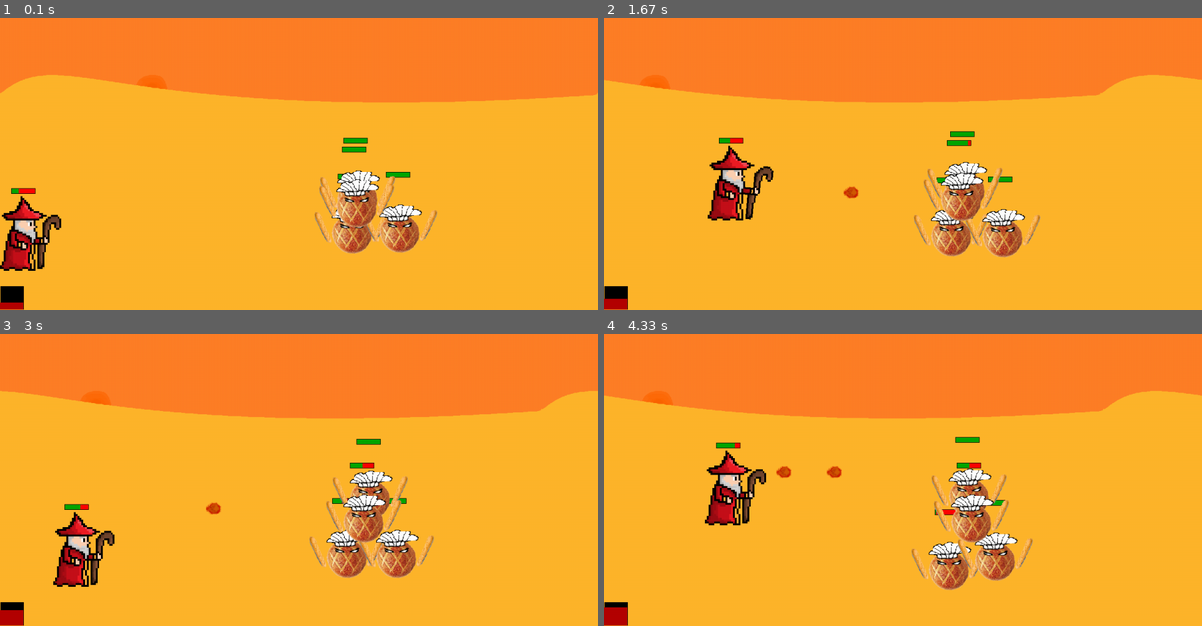
Above: before the commit, frames 1-4 (two rows, left to right).
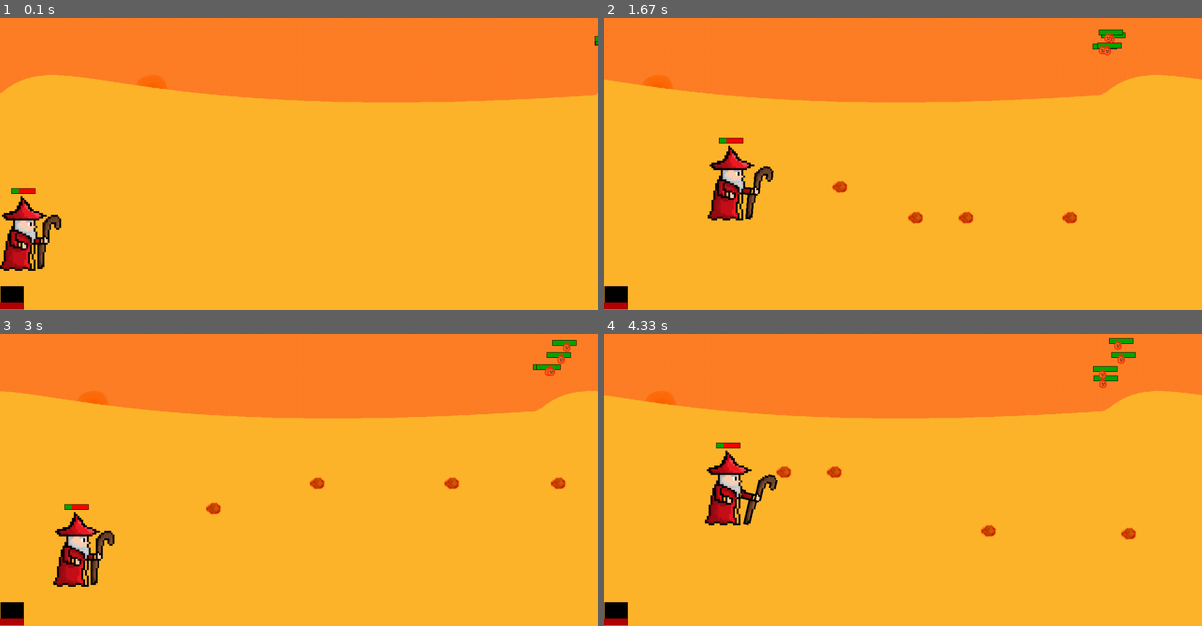
Above: after the commit, the same moments.

Repository: sorennx/Pygame-Project
Game: pygame game, started from main.py
Two runs of this game, one before a commit and one after it. Both use one fixed random seed, a clock stepped at 60 frames per second and the inputs below.
Inputs:
- Up to frame 1 (0.1 s): no input
- Up to frame 2 (1.67 s): tap Space at 0.33, 0.73, 1.03, 1.23, 1.57 s; hold D 0.67-1.13 s; hold W 1.17-1.47 s; hold D from 1.5 s (still down)
- Up to frame 3 (3 s): tap Space at 1.87, 2.07, 2.37, 2.63, 2.97 s; release D at 1.97 s; hold A 2-2.53 s; hold S 2.57-2.87 s; hold A from 2.9 s (still down)
- Up to frame 4 (4.33 s): tap Space at 3.27, 3.4, 3.8, 4.1 s; release A at 3.3 s; hold W 3.33-3.7 s; hold D from 3.73 s (still down)

The runs differ from the first frame. In frame 1, 3.5% of the frame differs, in the area x 52-100%, y 6-81%; in frame 2, 4.6%; in frame 3, 4.9%; in frame 4, 5.5%, in the area x 0-100%, y 1-98%.

Commit message:
v0.0.14 - changed the way backgrounds and location of enemies work

Diff:
--- a/main.py
+++ b/main.py
@@ -28,6 +28,11 @@
 EVILBAKER_CHARACTER_IMAGE = pygame.image.load(os.path.join('Assets','Evilbaker2_Character.png'))
 EVILBAKER_CHARACTER_IMAGE = pygame.transform.scale(EVILBAKER_CHARACTER_IMAGE,(250,250))
 
+#Enemies img
+WATERDROPLET_IMG = pygame.image.load(os.path.join('Assets/Enemies/WaterDroplet','WaterDroplet.png'))
+FLOATINGEMBER_IMG = pygame.image.load(os.path.join('Assets/Enemies/FloatingEmber','FloatingEmber.png'))
+
+
 HP_BAR_FULL = pygame.image.load(os.path.join('Assets','HP_Bar_Full.png'))
 HP_BAR_80 = pygame.image.load(os.path.join('Assets','HP_BAR_80.png'))
 HP_BAR_60 = pygame.image.load(os.path.join('Assets','HP_BAR_60.png'))
@@ -36,33 +41,11 @@
 
 HP_BAR = pygame.image.load(os.path.join('Assets/HpBar','HpBar.png'))
 #Characters after scaling
-#BOB_CHARACTER = pygame.transform.scale(BOB_CHARACTER_IMAGE, (150,150))
+
 HEALTH_FONT = pygame.font.SysFont('comicsans', 40)
 
-#Attacks
-EVILBAKER_BASIC_ATTACK_IMG1 = pygame.transform.scale(pygame.image.load(os.path.join('Assets/BaguetteAttack','Evilbaker2_BasicAttack1.png')),(250,250))
-EVILBAKER_BASIC_ATTACK_IMG2 = pygame.transform.scale(pygame.image.load(os.path.join('Assets/BaguetteAttack','Evilbaker2_BasicAttack2.png')),(250,250))
-EVILBAKER_BASIC_ATTACK_IMG3 = pygame.transform.scale(pygame.image.load(os.path.join('Assets/BaguetteAttack','Evilbaker2_BasicAttack3.png')),(250,250))
-EVILBAKER_BASIC_ATTACK_IMG4 = pygame.transform.scale(pygame.image.load(os.path.join('Assets/BaguetteAttack','Evilbaker2_BasicAttack4.png')),(250,250))
-EVILBAKER_BASIC_ATTACK_IMG5 = pygame.transform.scale(pygame.image.load(os.path.join('Assets/BaguetteAttack','Evilbaker2_BasicAttack5.png')),(250,250))
-EVILBAKER_BASIC_ATTACK_IMG6 = pygame.transform.scale(pygame.image.load(os.path.join('Assets/BaguetteAttack','Evilbaker2_BasicAttack6.png')),(250,250))
-
-MAINHERO_BASICRANGEATTACK = [
-pygame.transform.scale(pygame.image.load(os.path.join('Assets/mainHero/BasicRangeAttack','BasicRangeAttack1.png')),(200,200)),
-pygame.transform.scale(pygame.image.load(os.path.join('Assets/mainHero/BasicRangeAttack','BasicRangeAttack2.png')),(200,200)),
-pygame.transform.scale(pygame.image.load(os.path.join('Assets/mainHero/BasicRangeAttack','BasicRangeAttack3.png')),(200,200)),
-pygame.transform.scale(pygame.image.load(os.path.join('Assets/mainHero/BasicRangeAttack','BasicRangeAttack4.png')),(200,200)),
-pygame.transform.scale(pygame.image.load(os.path.join('Assets/mainHero/BasicRangeAttack','BasicRangeAttack5.png')),(200,200)),
-pygame.transform.scale(pygame.image.load(os.path.join('Assets/mainHero/BasicRangeAttack','BasicRangeAttack6.png')),(200,200)),
-pygame.transform.scale(pygame.image.load(os.path.join('Assets/mainHero/BasicRangeAttack','BasicRangeAttack7.png')),(200,200)),
-pygame.transform.scale(pygame.image.load(os.path.join('Assets/mainHero/BasicRangeAttack','BasicRangeAttack6.png')),(200,200)),
-pygame.transform.scale(pygame.image.load(os.path.join('Assets/mainHero/BasicRangeAttack','BasicRangeAttack5.png')),(200,200)),
-pygame.transform.scale(pygame.image.load(os.path.join('Assets/mainHero/BasicRangeAttack','BasicRangeAttack4.png')),(200,200)),
-pygame.transform.scale(pygame.image.load(os.path.join('Assets/mainHero/BasicRangeAttack','BasicRangeAttack3.png')),(200,200)),
-pygame.transform.scale(pygame.image.load(os.path.join('Assets/mainHero/BasicRangeAttack','BasicRangeAttack2.png')),(200,200)),
-pygame.transform.scale(pygame.image.load(os.path.join('Assets/mainHero/BasicRangeAttack','BasicRangeAttack1.png')),(200, 200))
-
-]
+
+
 #Projectiles:
 FROSTBALL = pygame.image.load(os.path.join('Assets/Projectiles/Frostball','Frostball1.png'))
 FIREBALL = pygame.image.load(os.path.join('Assets/Projectiles/Fireball','Fireball1.png'))
@@ -110,8 +93,8 @@
         heroGroup.add(hero1)
         heroProjGroup = pygame.sprite.Group()
 
-        enemy1 = Enemy(750,550,self.gameWindow)
-        enemy2 = Enemy(850, 550, self.gameWindow)
+        enemy1 = Enemy(750,550,self.gameWindow,hero1)
+        enemy2 = Enemy(850, 550, self.gameWindow,hero1)
         enemyGroup = pygame.sprite.Group()
         enemyGroup.add(enemy1)
         enemyGroup.add(enemy2)
@@ -121,14 +104,17 @@
         hpBarGroup.add(hpbar1)
 
         #bg3 = Background(SCROLLING_BACKGROUND_IMAGE,self.gameWindow,hero1,'left')
-        bg1 = Background(SCROLLING_BACKGROUND_IMAGE, self.gameWindow, hero1)
-        bg2 = Background(SCROLLING_BACKGROUND_IMAGE, self.gameWindow, hero1)
+        # bg1 = Background(SCROLLING_BACKGROUND_IMAGE, self.gameWindow, hero1)
+        # bg2 = Background(SCROLLING_BACKGROUND_IMAGE, self.gameWindow, hero1)
+        level1 = MapLevel(1,1,5,SCROLLING_BACKGROUND_IMAGE,self.gameWindow,hero1)
+        print(level1.backgroundList)
+
 
         #bg3.rect.x -= bg1.image.get_width()
-        bg2.rect.x = bg1.image.get_width()
-        backgroundGroup = pygame.sprite.Group()
-        backgroundGroup.add(bg1)
-        backgroundGroup.add(bg2)
+        # bg2.rect.x = bg1.image.get_width()
+        # backgroundGroup = pygame.sprite.Group()
+        # backgroundGroup.add(bg1)
+        # backgroundGroup.add(bg2)
         #backgroundGroup.add(bg3)
 
         while run:
@@ -142,9 +128,11 @@
             #print(hero1.xCord,hero1.rect.x)
             pygame.display.update()
             #Background
+
             self.drawWindow()
-            backgroundGroup.update()
-            backgroundGroup.draw(self.gameWindow)
+            self.drawLevel(level1)
+
+
             #MainHero handling part
             heroGroup.update()
             heroGroup.draw(self.gameWindow)
@@ -154,7 +142,7 @@
 
             #Enemy handling part
             enemyGroup.update()
-            self.spawnSomeMobs(enemyGroup)
+            self.spawnSomeMobs(enemyGroup,hero1)
             enemyGroup.draw(self.gameWindow)
 
             #HP bar in the corner handling part
@@ -172,6 +160,10 @@
         self.gameWindow.fill(WHITE)
         #self.drawBackground()
 
+    def drawLevel(self,level):
+        for i in level.backgroundList:
+            self.gameWindow.blit(i.image,(i.rect.x,i.rect.y))
+        level.moveAllBackgrounds()
 
     def handleHeroProj(self,hero,heroProjGroup):
         for i in hero.projectileList:
@@ -199,14 +191,14 @@
                         hero.currentHp += (proj.damage * hero.currentSpellPower)*hero.lifeStealPower
                     proj.kill()
 
-    def spawnSomeMobs(self,enemyGroup):
+    def spawnSomeMobs(self,enemyGroup,hero):
         if len(enemyGroup) <=2:
             for i in range(2):
-                enemy = Enemy(850-r.randint(50,100), 550-r.randint(50,100), self.gameWindow)
+                enemy = Enemy(850-r.randint(50,100), 550-r.randint(50,100), self.gameWindow,hero)
                 enemyGroup.add(enemy)
 
 
-class Background(pygame.sprite.DirtySprite):
+class Background(pygame.sprite.DirtySprite): #todo: spawn multiple backgrounds for each level instead of rendering them in the present
     def __init__(self,img,window,hero,pos = 'right'):
         super().__init__()
         self.image = img
@@ -219,25 +211,49 @@
 
 
     def update(self): #Todo: add rolling background class that handles adding backgrounds based on char position
-
-        if self.rect.x < self.image.get_width() * -1 and self.pos == 'right':
-            self.rect.x = self.image.get_width()-7
-
-        if self.pos == 'left' and self.hero.rect.x > self.image.get_width(): #todo: fix this
-            self.rect.x -= self.image.get_width()
-
-        if self.hero.movingForward is True:
-            self.rect.x -= self.hero.movementSpeed
-
-
-        if self.hero.movingBackward is True:
-            self.rect.x += self.hero.movementSpeed
-
-
-
-    def drawBackground(self):
-        self.window.blit(BASIC_BACKGROUND_IMAGE,(0,0))
-
+        #
+        # if self.rect.x < self.image.get_width() * -1 and self.pos == 'right':
+        #     self.rect.x = self.image.get_width()-7
+        #
+        # if self.pos == 'left' and self.hero.rect.x > self.image.get_width(): #todo: fix this
+        #     self.rect.x -= self.image.get_width()
+        #
+        # if self.hero.movingForward is True:
+        #     self.rect.x -= self.hero.movementSpeed
+        #
+        #
+        # if self.hero.movingBackward is True:
+        #     self.rect.x += self.hero.movementSpeed
+        pass
+
+
+
+
+class MapLevel:
+    def __init__(self,areaLevel,enemyLevel,length,backgroundImg,window,hero):
+        self.areaLevel = areaLevel
+        self.enemyLevel = enemyLevel
+        self.levelLength = length
+        self.backgroundImg = backgroundImg
+        self.window = window
+        self.hero = hero
+        self.backgroundList = []
+
+        self.createLevel()
+
+    def createLevel(self):
+
+        for i in range(self.levelLength):
+            t = Background(self.backgroundImg,self.window,self.hero)
+            t.rect.x = t.image.get_width()*i
+            self.backgroundList.append(t)
+
+    def moveAllBackgrounds(self):
+        for i in range(len(self.backgroundList)):
+            if self.hero.movingForward:
+                self.backgroundList[i].rect.x -= self.hero.movementSpeed
+            if self.hero.movingBackward:
+                self.backgroundList[i].rect.x += self.hero.movementSpeed
 
 
 class MainHero(pygame.sprite.DirtySprite):
@@ -245,12 +261,12 @@
         super().__init__()
         self.window = window
         #Hero related images and general info:
-        self.xCord = x
-        self.yCord = y
+
         self.image = img
         self.rect = self.image.get_rect()
         self.rect.center = [x,y]
-
+        self.xCord = self.rect.x
+        self.yCord = y
         #Hero general attributes:
         self.maxHp = 100
         self.baseMovementSpeed = 6
@@ -307,7 +323,7 @@
     def basicRangeAttack(self): #todo: attacks as seperate class
         sound = pygame.mixer.Sound(os.path.join('Assets/Sounds/AttackSounds/Fireball','FireballSound.wav'))
         sound.set_volume(0.3)
-
+        attackFrames = 15
 
         self.currentAttack = 1
         self.projectileSpawnCords = [self.rect.x+180, self.rect.y+50]
@@ -322,7 +338,7 @@
             self.projectileList.append(proj)
             t = proj
 
-        if self.attackFrame > len(MAINHERO_BASICRANGEATTACK)-1:
+        if self.attackFrame > attackFrames-1:
             self.attackFrame = 0
             self.currentAttack = 0
             if t in self.projectileList:
@@ -344,17 +360,23 @@
     def handleHeroMovement(self,keysPressed):
         self.movingForward = False
         self.movingBackward = False
+
         if keysPressed[pygame.K_a]:
-            if self.rect.x -self.movementSpeed <0:
+            if self.xCord - self.movementSpeed <0:
                 self.movingBackward = False
             else:
-                self.rect.x -= self.movementSpeed
-                self.xCord -= self.movementSpeed
                 self.movingBackward = True
+                if self.rect.x - self.movementSpeed <0:
+                    self.xCord -= self.movementSpeed
+                else:
+                    self.rect.x -= self.movementSpeed
+                    self.xCord -= self.movementSpeed
+
 
         if keysPressed[pygame.K_s]:
             self.rect.y += self.movementSpeed
             self.moving = True
+
         if keysPressed[pygame.K_w]:
             self.rect.y -= self.movementSpeed
 
@@ -394,14 +416,19 @@
         pygame.draw.rect(self.window, (180, 0, 0), (self.rect.x, self.rect.y+(50 - 50* self.hero.currentHp/self.hero.maxHp), 50,  50* self.hero.currentHp/self.hero.maxHp))
 
 
-class Enemy(pygame.sprite.DirtySprite):
-    def __init__(self, x,y,window ):
+class Enemy(pygame.sprite.DirtySprite): #todo: create class for each enemy type - WaterDroplet and so on, that inherits from Enemy class
+    def __init__(self, x,y,window,hero):
         super().__init__()
         self.window = window
         #Hero related images and general info:
-        self.image = EVILBAKER_CHARACTER_IMAGE
+        self.image = FLOATINGEMBER_IMG
+        self.hero = hero
         self.rect = self.image.get_rect()
         self.rect.center = [x,y]
+        self.rect.center = [1300,150]
+        self.xCord = self.rect.x
+        self.yCord = self.rect.y
+
 
         #Enemy general attributes:
         self.maxHp = 100
@@ -423,17 +450,19 @@
 
         #Enemy type:
         self.undead = False
+
     def update(self):
-        #self.rect.center = pygame.mouse.get_pos()
-        #keysPressed = pygame.key.get_pressed()
-        #self.handleHeroMovement(keysPressed)
-        #self.handleHeroAttacks(keysPressed)
         self.drawHpBar()
         if self.currentHp <= 0 and not self.undead :
             self.kill()
 
         if self.randomMovement == True:
             self.randomMove()
+
+        if self.hero.movingBackward:
+            self.rect.x += self.hero.movementSpeed
+        if self.hero.movingForward:
+            self.rect.x -= self.hero.movementSpeed
 
     def drawHpBar(self):
         pygame.draw.rect(self.window,(0,0,0),(self.rect.center[0]-(self.baseHpBarWidth/2)-1,self.rect.y-1,self.baseHpBarWidth+2,self.baseHpBarHeight+2), border_radius=0) #black border around hp bar
